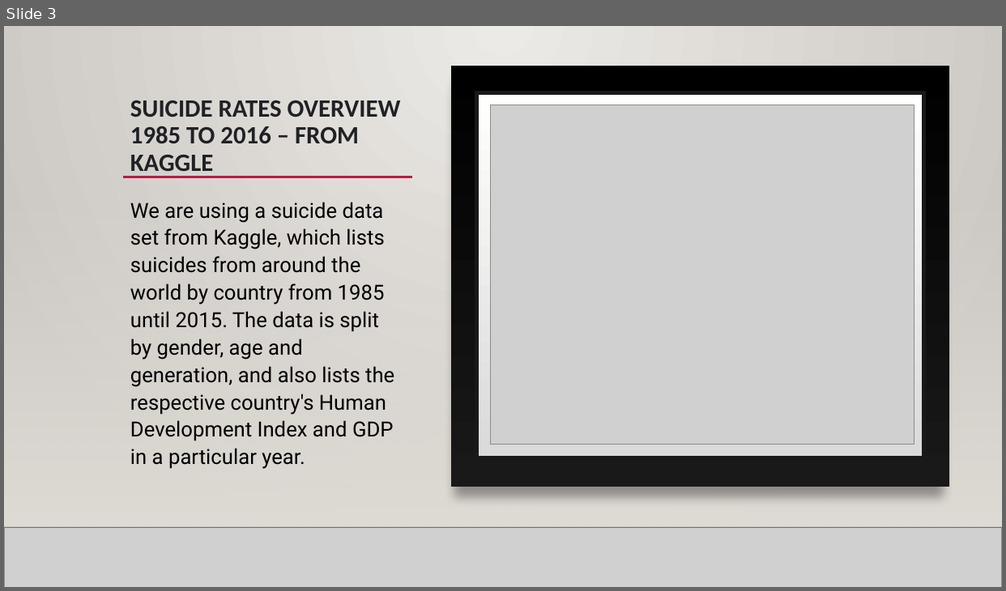
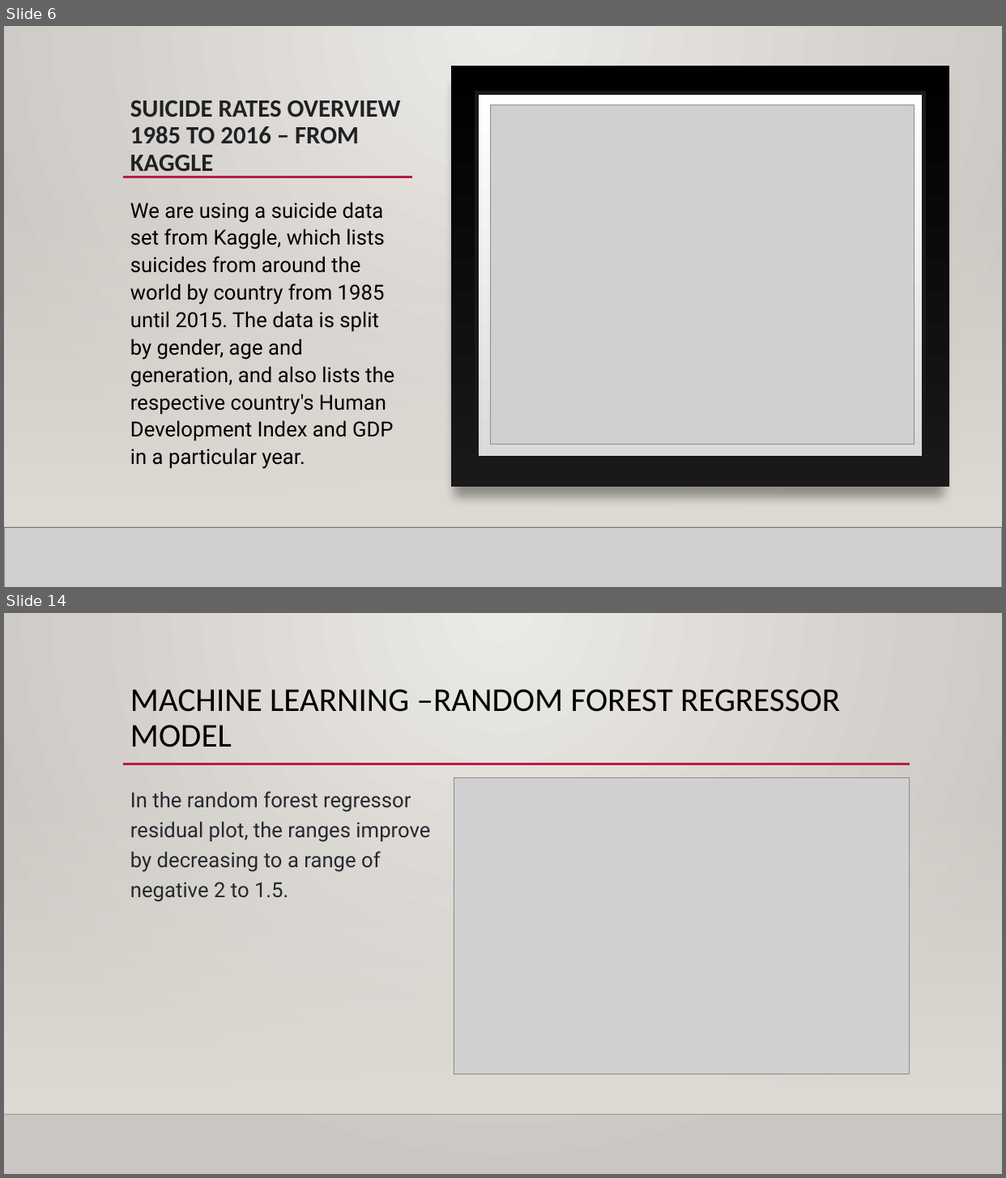
Before and after one commit to NensiH/Social_media_impact, a slide deck: Presentation/Social Media Impact_final_ppt.pptx. Shown one above the other, each under a label of ours: slide 3 before the commit, slides 6 and 14 after it; the slides between them are not shown. The pictures are 1006x591 and 1006x1178 pixels, drawn with LibreOffice and Linux fonts; fonts in the diff are those of the drawing; grey boxes stand for pictures; background and template pictures are left out. Boxes give left, top, right and bottom in pixels: in the first picture for what was removed or moved away, otherwise in the second. Text is boxed around its words. In the diff, an @@ line names an element or a change of style, - is before the commit and + after.

```diff
--- a/Presentation/Social Media Impact_final_ppt.pptx
+++ b/Presentation/Social Media Impact_final_ppt.pptx
@@ slide 14 added at (4,613,1002,1174), background gradient #ECEAE7 to #CAC7C1; not listed: 3 template elements that a slide beside it also shows @@
@@ title added at (130,689,840,747), 32 pt, text #000000 @@
+MACHINE LEARNING –RANDOM FOREST REGRESSOR MODEL
@@ picture added at (454,777,909,1074) @@
@@ text added at (130,791,430,902), 20 pt, text #24292F @@
+In the random forest regressor residual plot, the ranges improve by decreasing to a range of negative 2 to 1.5.
@@ what was slide 3 is now slide 6 @@
```
Also in this commit, not shown: 5 slides changed, 12 other slides added, 1 other file.
